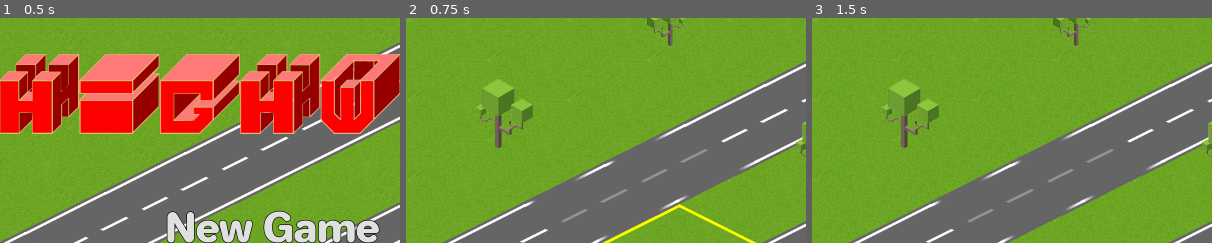
Above: before the commit, frames 1-3 (left to right).
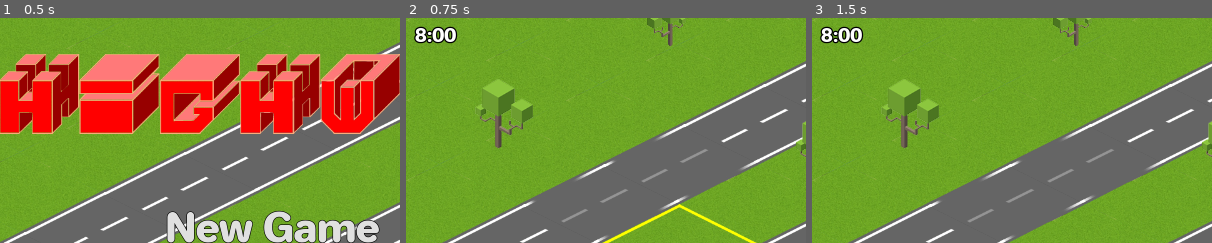
Above: after the commit, the same moments.

Repository: Machalord/Global-Game-Jam-2020
Game: Godot game, scene res://escenas/Menu.tscn
Two runs of this game, one before a commit and one after it. Both use one fixed random seed, a clock stepped at 60 frames per second and the inputs below.
Inputs:
- Up to frame 1 (0.5 s): no input
- Up to frame 2 (0.75 s): click "New Game" at 0.5 s
- Up to frame 3 (1.5 s): click "Signs" at 1.25 s
The pictures show only the part of the screen within x 15-65%, y 6-56%; the shares and areas given below are measured in that part.

Frame 1 is identical in both runs. In frame 2, 0.7% of the frame differs, in the area x 2-13%, y 3-12%; in frame 3, 0.7%.
Error after the commit: Invalid get index 'time_left' (on base: 'null instance'). (res://game.gd:17)

Commit message:
dia

Diff:
--- a/auto.tscn
+++ b/auto.tscn
@@ -26,9 +26,7 @@
 [sub_resource type="RectangleShape2D" id=7]
 extents = Vector2( 149.834, 10 )
 
-[node name="auto" type="Sprite" groups=[
-"auto",
-]]
+[node name="auto" type="Sprite"]
 scale = Vector2( 0.443907, 0.443907 )
 texture = ExtResource( 2 )
 vframes = 6
--- a/carteldesvio.tscn
+++ b/carteldesvio.tscn
@@ -21,7 +21,6 @@
 
 [node name="cartel2" type="Sprite" parent="."]
 position = Vector2( -143.418, -93.4187 )
-scale = Vector2( 1, 1 )
 texture = ExtResource( 1 )
 
 [node name="desvioder" type="Area2D" parent="." groups=[
--- a/game.gd
+++ b/game.gd
@@ -14,6 +14,8 @@
 
 # Called every frame. 'delta' is the elapsed time since the previous frame.
 func _process(delta):
+	$Label.text=String(int(20-$Timer.time_left/10))+":00"
+
 	print(get_tree().get_nodes_in_group("auto").size())
 	if Input.is_action_just_pressed("MouseLeftClick"):
 		OnClick(get_global_mouse_position())
@@ -102,3 +104,7 @@
 	obreroCarretilla=6
 	obreroBaila=7
 }
+
+
+func _on_Timer_timeout():
+	pass # Replace with function body.
--- a/game.tscn
+++ b/game.tscn
@@ -11,6 +11,7 @@
 [ext_resource path="res://peaje.tscn" type="PackedScene" id=9]
 [ext_resource path="res://escenas/Hud.tscn" type="PackedScene" id=10]
 [ext_resource path="res://peaje2.png" type="Texture" id=11]
+[ext_resource path="res://Jellee-Roman.ttf" type="DynamicFontData" id=12]
 
 [sub_resource type="RectangleShape2D" id=1]
 extents = Vector2( 49.6951, 359.251 )
@@ -41,6 +42,12 @@
 
 [sub_resource type="RectangleShape2D" id=10]
 extents = Vector2( 272.088, 1388.22 )
+
+[sub_resource type="DynamicFont" id=11]
+size = 30
+outline_size = 2
+outline_color = Color( 0, 0, 0, 1 )
+font_data = ExtResource( 12 )
 
 [node name="game" type="Node2D"]
 script = ExtResource( 3 )
@@ -347,6 +354,22 @@
 
 [node name="CollisionShape2D" type="CollisionShape2D" parent="Area2D2"]
 shape = SubResource( 10 )
+
+[node name="Timer" type="Timer" parent="."]
+wait_time = 120.0
+one_shot = true
+autostart = true
+
+[node name="Label" type="Label" parent="."]
+margin_left = 88.7823
+margin_top = 95.9422
+margin_right = 158.782
+margin_bottom = 132.942
+custom_fonts/font = SubResource( 11 )
+text = "8:00"
+__meta__ = {
+"_edit_use_anchors_": false
+}
 [connection signal="area_entered" from="CameraControl/AreaIzq" to="CameraControl" method="_on_AreaIzq_area_entered"]
 [connection signal="area_exited" from="CameraControl/AreaIzq" to="CameraControl" method="_on_AreaIzq_area_exited"]
 [connection signal="mouse_entered" from="CameraControl/AreaIzq" to="CameraControl" method="_on_AreaIzq_mouse_entered"]
@@ -363,6 +386,7 @@
 [connection signal="area_exited" from="CameraControl/Areadown" to="CameraControl" method="_on_Areadown_area_exited"]
 [connection signal="mouse_entered" from="CameraControl/Areadown" to="CameraControl" method="_on_Areadown_mouse_entered"]
 [connection signal="mouse_exited" from="CameraControl/Areadown" to="CameraControl" method="_on_Areadown_mouse_exited"]
+[connection signal="timeout" from="Timer" to="." method="_on_Timer_timeout"]
 
 [editable path="peaje3"]
 
Not shown: 5 places in carteldesvio.tscn that only renumber resources
Not shown: 1 places in game.tscn that only renumber resources
